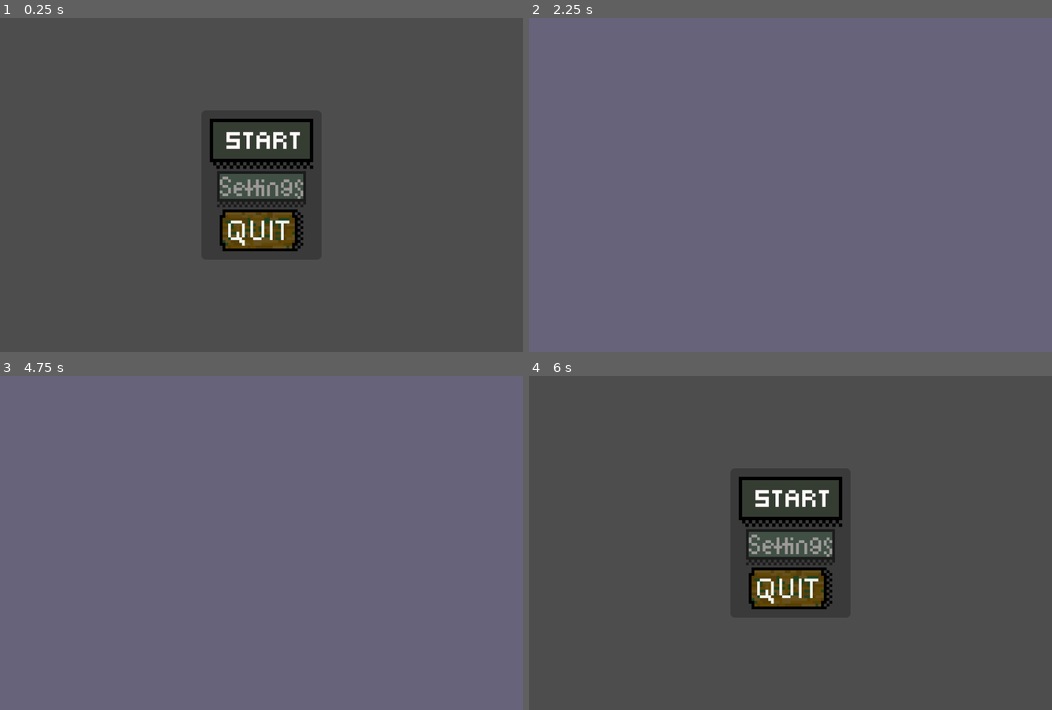
Above: before the commit, frames 1-4 (two rows, left to right).
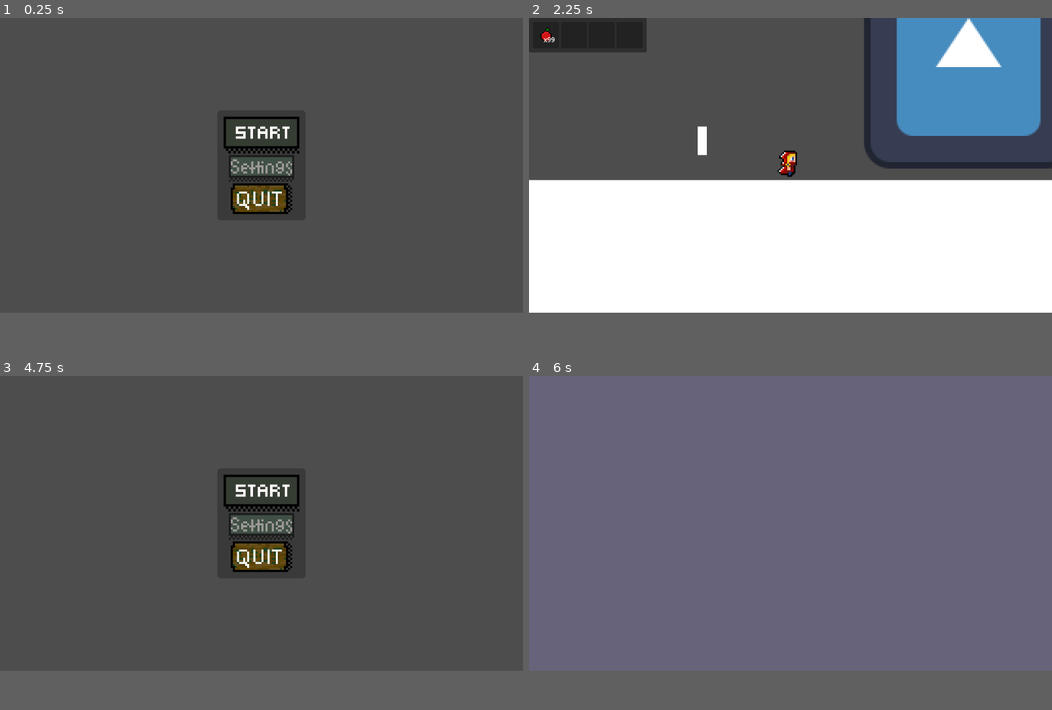
Above: after the commit, the same moments.

Repository: Atapa1908/gamejam-glitchgang
Game: Godot game, scene res://scenes/menus/main_menu.tscn
Two runs of this game, one before a commit and one after it. Both use one fixed random seed, a clock stepped at 60 frames per second and the inputs below. The engine's default icon, where the game draws it, is replaced by a stand-in: a white triangle on a blue panel in a dark square. Sound files missing from this copy of the repository are replaced by a short silence.
Inputs (mouse positions are in pixels of both pictures, inside the frame that each line leads up to; where the layout moved, square brackets give the same spot in the first picture):
- Up to frame 1 (0.25 s): no input
- Up to frame 2 (2.25 s): click (790, 151) [790, 144] at 0.5 s; tap Enter (ui_accept) at 1.25, 2 s; move the mouse to (905, 168) at 1.27 s; hold D (right) from 1.28 s (still down); tap Q (Attack) at 1.35 s; click (905, 168) at 1.42 s; tap Space (jump) at 1.52 s; move the mouse to (685, 201) at 2.02 s; tap F (dash) at 2.1 s
- Up to frame 3 (4.75 s): tap Space (jump) at 2.27, 3.77, 4.52 s; move the mouse to (261, 543) at 2.77 s; release D (right) at 2.78 s; hold A (left) 2.78-3.53 s; tap 1 at 2.85 s; click (261, 543) at 2.92 s; tap Enter (ui_accept) at 3.5, 4.25 s; move the mouse to (235, 609) at 3.52 s; hold D (right) from 3.53 s (still down); tap 8 at 3.6 s; click (235, 609) at 3.67 s; move the mouse to (418, 593) at 4.27 s; tap Q (Attack) at 4.35 s
- Up to frame 4 (6 s): release D (right) at 5 s; click (790, 509) at 5.02 s; tap Enter (ui_accept) at 5.75 s; move the mouse to (633, 492) at 5.77 s; hold A (left) from 5.78 s (still down); tap F (dash) at 5.85 s
In our replay, the window is 800x510 before the commit and 800x450 after it. These sizes can differ from the game's own. Grey fills any space a smaller window leaves; there, only what the larger window draws over its background counts as a difference.

The runs differ from the first frame. In frame 1, 5.3% of the frame differs, in the area x 40-60%, y 29-70%; in frame 2, 88%, in the area x 0-100%, y 0-89%; in frame 3, 88%; in frame 4, 88%.

Commit message:
Music transition functions
Also normalisation of world data stored in scene manager

Diff:
--- a/project.godot
+++ b/project.godot
@@ -22,8 +22,8 @@
 
 [display]
 
-window/size/viewport_width=940
-window/size/viewport_height=600
+window/size/viewport_width=1280
+window/size/viewport_height=720
 
 [file_customization]
 
--- a/resources/inventory_data/consumable/Apple.tres
+++ b/resources/inventory_data/consumable/Apple.tres
@@ -1,7 +1,7 @@
 [gd_resource type="Resource" script_class="Consumable" load_steps=6 format=3 uid="uid://dtldeacldsf6j"]
 
 [ext_resource type="Script" path="res://resource scripts/inventory/consumable/consumable.gd" id="1_djnnc"]
-[ext_resource type="Texture2D" uid="uid://c0a34hkr60jd0" path="res://assets/sprites/Items.png" id="2_h4p2u"]
+[ext_resource type="Texture2D" uid="uid://ri1c36b2igr1" path="res://assets/Sprites/Items.png" id="2_h4p2u"]
 
 [sub_resource type="AtlasTexture" id="AtlasTexture_v28nd"]
 atlas = ExtResource("2_h4p2u")
--- a/scenes/game.tscn
+++ b/scenes/game.tscn
@@ -36,11 +36,11 @@
 
 [node name="Door" parent="Doors" instance=ExtResource("4_p024i")]
 position = Vector2(-273, -24)
-scene = "res://scenes/menus/main_menu.tscn"
+scene_name = "main_menu"
 scene_door_name = "Door"
 
 [node name="Marker2D" type="Marker2D" parent="Doors/Door"]
-position = Vector2(121, 0)
+position = Vector2(44, 0)
 
 [node name="CanvasLayer" type="CanvasLayer" parent="."]
 
--- a/scenes/player.tscn
+++ b/scenes/player.tscn
@@ -2,8 +2,8 @@
 
 [ext_resource type="Script" path="res://scripts/player.gd" id="1_dcxy8"]
 [ext_resource type="Resource" uid="uid://fs4pmwxb0qbd" path="res://resources/inventory_data/inventory/player_test.tres" id="2_f8olv"]
-[ext_resource type="Texture2D" uid="uid://mfc5ivadls2h" path="res://assets/sprites/Little_Red_Sprite_Sheet_1.png" id="3_8nu85"]
-[ext_resource type="Texture2D" uid="uid://b2d7cruu0ppx0" path="res://assets/sprites/Little_Red_Sheet_All.png" id="3_m6nn3"]
+[ext_resource type="Texture2D" uid="uid://dg36nto62h025" path="res://assets/Sprites/Little_Red_Sprite_Sheet_1.png" id="3_8nu85"]
+[ext_resource type="Texture2D" uid="uid://dvb8agj7gg4ca" path="res://assets/Sprites/Little_Red_Sheet_All.png" id="3_m6nn3"]
 [ext_resource type="Script" path="res://scripts/hitbox.gd" id="5_1tlxw"]
 
 [sub_resource type="AtlasTexture" id="AtlasTexture_1bb3r"]
@@ -193,6 +193,7 @@
 
 [sub_resource type="RectangleShape2D" id="RectangleShape2D_uk1pu"]
 size = Vector2(6, 6)
+
 [node name="Player" type="CharacterBody2D" groups=["player"]]
 collision_layer = 3
 collision_mask = 3
--- a/scripts/Door.gd
+++ b/scripts/Door.gd
@@ -1,10 +1,8 @@
 extends Area2D
 
-@export_file var scene: String
+@export var scene_name: String
 @export var scene_door_name: String
 
 func _on_body_entered(body: Node2D) -> void:
-	if Engine.is_editor_hint():
-		return
 	if body.is_in_group("player"):
-		SceneManager.transition(scene, scene_door_name)
+		SceneManager.transition(scene_name, scene_door_name)
--- a/scripts/managers/scene_manager.gd
+++ b/scripts/managers/scene_manager.gd
@@ -2,21 +2,74 @@
 
 #var current_scene: String = ""
 #
-var wait_time: float = 2.0
-var last_door: String = "Door"
+var wait_time: float = 1.5
+var last_door: String = ""
 var backdrop = preload("res://scenes/backdrop.tscn").instantiate()
+var shadow_world: bool = false
+var default_volume: float = 100.0:
+	set(val):
+		default_volume = clamp(val, 0.0, 200.0)
+
+var radios: Array[AudioStreamPlayer]
+
+var worlds_data: Dictionary = {
+	"game": {
+		"world_scene_path": "res://scenes/game.tscn",
+		"inst_doors": [ # Potential doors to be found at runtime
+			"Door",
+		],
+		"bgms": {
+			"light": "res://assets/BGM/light_forest_test.wav",
+			"shadow" : "res://assets/BGM/dark_forest_test.wav",
+		}
+	},
+	"main_menu": {
+		"world_scene_path": "res://scenes/menus/main_menu.tscn",
+		"inst_doors": [],
+		"bgms": {
+			"temp": "res://assets/BGM/Forest_01_wav.wav",
+		}
+	},
+}
+#worlds_data["game]["bgms]
+# Template:
+#var worlds_data: Dictionary = {
+#	"world_name": {
+#		"world_scene_path": "scene_path",
+#		"inst_doors": [ # Potential doors to be found at runtime
+#			"Door1"
+#		],
+#		"bgms": {
+#			"bgm_nick_name": "test_bgm_path"
+#		}
+#	},
+#}
 
 func _ready():
+	randomize()
 	process_mode = Node.PROCESS_MODE_ALWAYS
 	backdrop.process_mode = Node.PROCESS_MODE_ALWAYS
 	get_tree().current_scene.add_sibling.call_deferred(backdrop)
+	radios.append(
+		create_new_radio(
+			worlds_data["main_menu"]["bgms"].values()[randi() % worlds_data["main_menu"]["bgms"].size()],
+			100.0
+			)
+		)
 
-func transition(world_string: String, door_name: String) -> void:
+
+# Transitioning scenes
+func transition(world_name: String, door_name: String) -> void:
+	if not "main_menu" and door_name in worlds_data[world_name]["doors"]:
+		return
+
 	last_door = door_name
 
 	fade_out()
 
-	get_tree().change_scene_to_file.call_deferred(world_string)
+	music_transition(worlds_data[world_name]["bgms"], world_name)
+
+	get_tree().change_scene_to_file.call_deferred(worlds_data[world_name]["world_scene_path"])
 
 	fade_in()
 
@@ -31,3 +84,57 @@
 	backdrop.hide()
 	Engine.time_scale = 1.0
 	get_tree().paused = false
+
+# Music
+
+#
+func music_transition(bgms: Dictionary, world_name: String) -> void:
+	var new_bgm: String
+	if shadow_world:
+		new_bgm = bgms["shadow"]
+	elif world_name.contains("menu"):
+		new_bgm = bgms.values()[randi() % bgms.size()]
+	else:
+		new_bgm = bgms["light"]
+	var position: float = 0.0
+	if radios.size() > 0 and radios[0].get_stream().resource_path == new_bgm:
+		position = radios[0].get_playback_position()
+	# Create a new radio for transitioning
+
+	radios.append(create_new_radio(new_bgm, default_volume, position))
+
+	# Do transition
+
+
+func clear_radios() -> void:
+	for radio in radios:
+		radio.queue_free()
+	radios.clear()
+
+func create_new_radio(new_bgm: String, volume: float, position: float = 0.0) -> AudioStreamPlayer:
+	var new_radio: AudioStreamPlayer = AudioStreamPlayer.new()
+	# Connect the BGM song
+	new_radio.stream = load(new_bgm)
+	# Converts linear percent from (1-200) into decibels (+-~80)
+	# To conserve eardrums I have changed the scale from 1%-100% to 1%-200%
+	var temp_volume: float = linear_to_db(volume / 200.0)
+	new_radio.volume_db = temp_volume
+	# Needed to start playing songs when node is instantiated
+	new_radio.autoplay = true
+	# The Song cannot play if the node doesn't get put in the tree
+	self.add_child(new_radio)
+
+	# Sometimes you'll want to change the position like with changing from shadow to light etc
+	new_radio.seek(position)
+
+	return new_radio
+
+# Shadow world transitioning
+
+func switch_realm(world: Node2D) -> void:
+	# Switchces the
+	shadow_world = not shadow_world
+	music_transition(worlds_data[world.name.to_snake_case()]["bgms"], world.name.to_snake_case())
+	# Transition (quick so ~0.5s)
+	# Asks the world to change the tile maps etc
+	world.switch_realm()
--- a/scripts/menus/main_menu.gd
+++ b/scripts/menus/main_menu.gd
@@ -2,7 +2,7 @@
 
 func _on_start_pressed() -> void:
 	# Call the scene manager and transition to game scene
-	SceneManager.transition("res://scenes/game.tscn", SceneManager.last_door)
+	SceneManager.transition("game", "Door")
 
 func _on_quit_pressed() -> void:
 	get_tree().quit()
Not shown: 1 places in scenes/game.tscn that only renumber resources
Not shown: 1 places in scenes/menus/main_menu.tscn that only renumber resources
